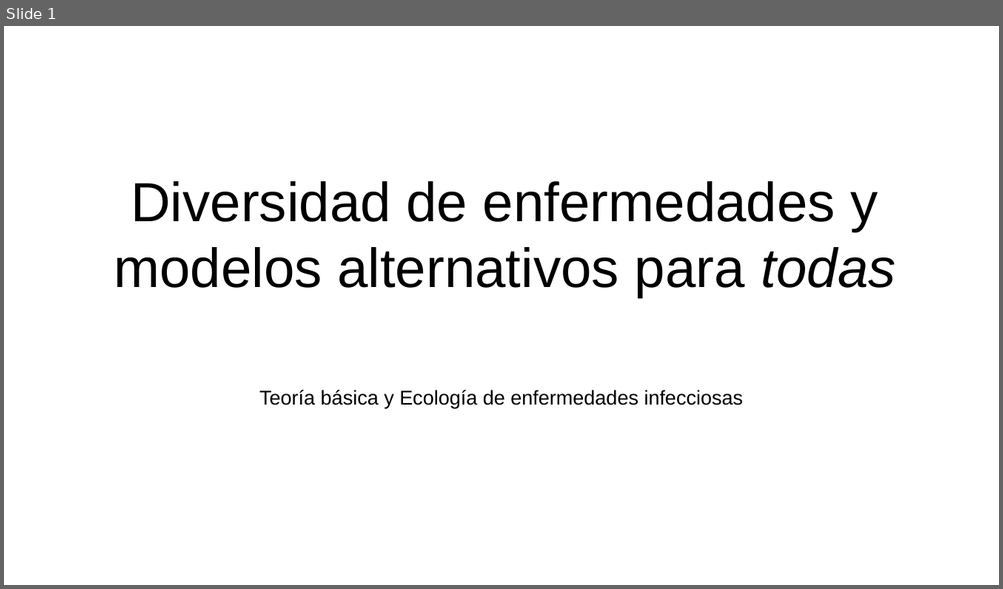
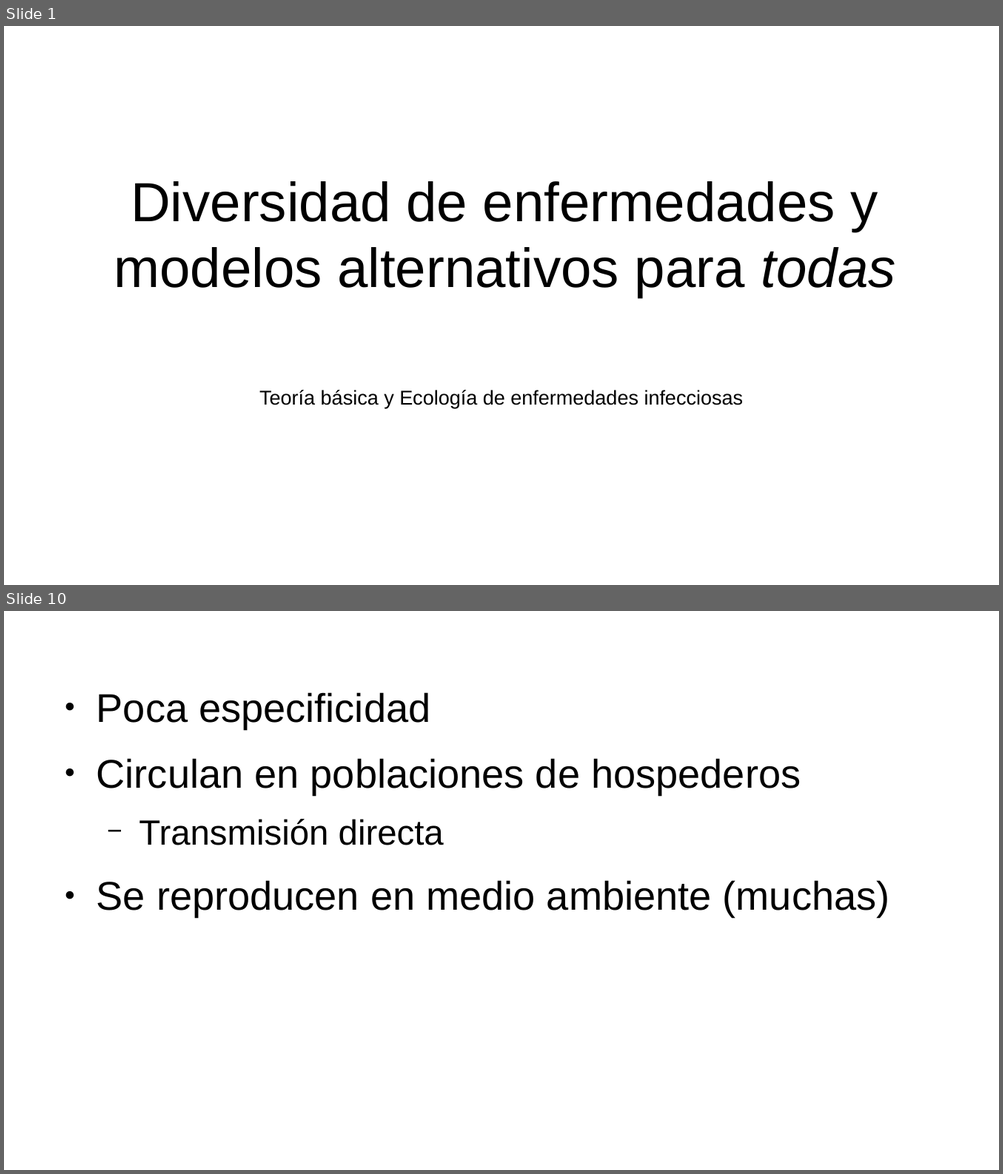
Before and after one commit to gerardommc/Ecologia-Teorica, a slide deck: Diversidad-enfermedades-infecciones.odp. Shown one above the other, each under a label of ours: slide 1 before the commit, slides 1 and 10 after it; the slides between them are not shown. The pictures are 1003x589 and 1003x1174 pixels, drawn with LibreOffice and Linux fonts; fonts in the diff are those of the drawing. Boxes give left, top, right and bottom in pixels: in the first picture for what was removed or moved away, otherwise in the second. Text is boxed around its words. In the diff, an @@ line names an element or a change of style, - is before the commit and + after.

```diff
--- a/Diversidad-enfermedades-infecciones.odp
+++ b/Diversidad-enfermedades-infecciones.odp
@@ slide 10 added at [4, 611, 999, 1170], background #FFFFFF @@
@@ text added at [96, 692, 890, 917], 32 pt, text #000000 @@
+● Poca especificidad
+● Circulan en poblaciones de hospederos
+  − Transmisión directa
+● Se reproducen en medio ambiente (muchas)
```
Also in this commit, not shown: 21 other slides added, 28 other files.
